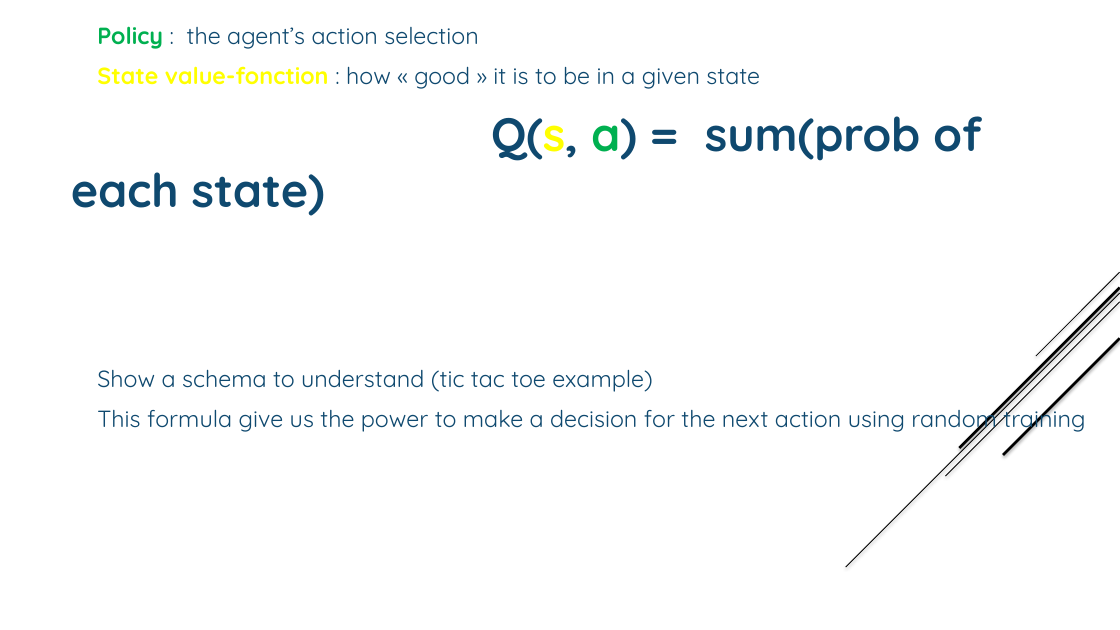
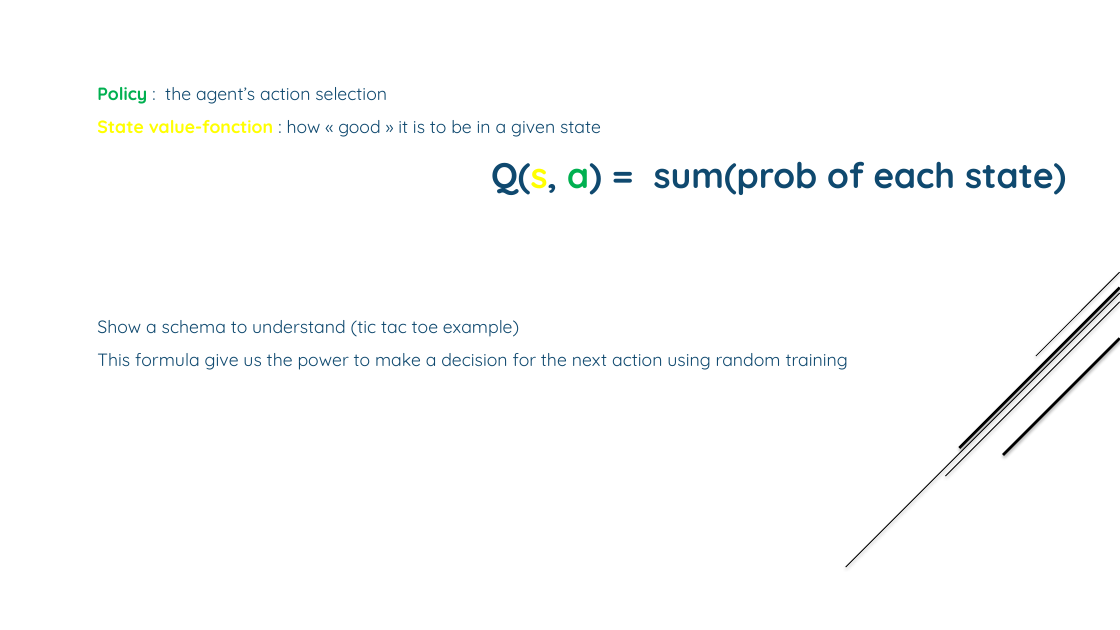
Before and after one commit to jnguyen1192/SIA, a slide deck: slide 5 of SAI_presentation_libre_office.pptx. Drawn at 1120x630 pixels with LibreOffice and Linux fonts; fonts in the diff are those of the drawing. Boxes give left, top, right and bottom in pixels: in the first picture for what was removed or moved away, otherwise in the second. Text is boxed around its words. In the diff, an @@ line names an element or a change of style, - is before the commit and + after.

```diff
--- a/SAI_presentation_libre_office.pptx
+++ b/SAI_presentation_libre_office.pptx
@@ text "Policy : the agent’s action ..." at bbox=[97, 87, 1066, 370]: size 20 to 15.2 pt in "Policy : the agent’s action selection", "State value-fonction : how « good » ...", "Show a schema to understand (tic tac ...", "This formula give us the power to ..."; size 40 to 30.4 pt in "Q(s, a) = sum(prob of each state)" @@
```
Also in this commit, not shown: 2 other slides changed.
